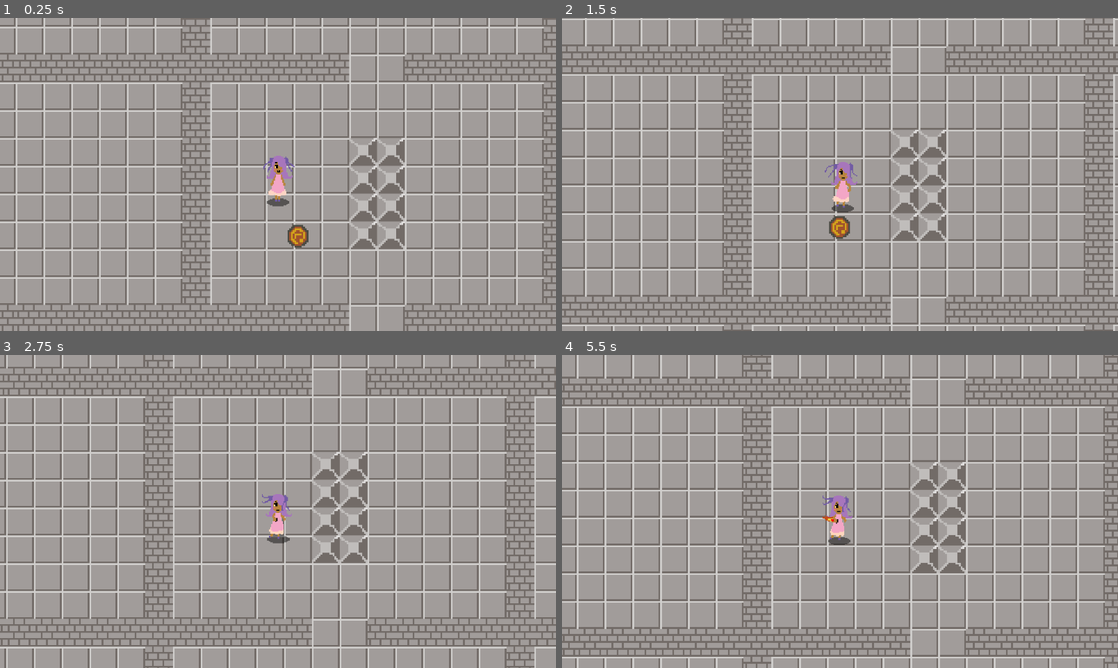
Above: before the commit, frames 1-4 (two rows, left to right).
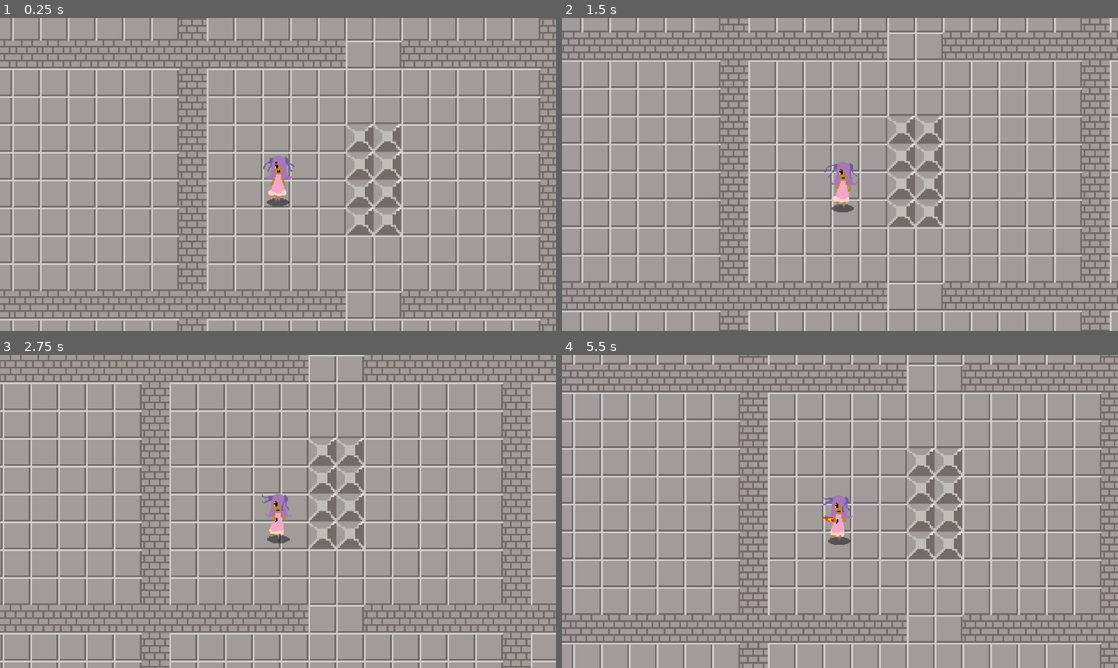
Above: after the commit, the same moments.

Repository: solar-xenon/Zelda-Group-Project
Game: Godot game, scene res://Scenes/world.tscn
Two runs of this game, one before a commit and one after it. Both use one fixed random seed, a clock stepped at 60 frames per second and the inputs below.
Inputs:
- Up to frame 1 (0.25 s): no input
- Up to frame 2 (1.5 s): tap Enter at 0.5 s; hold D (move_right) 0.53-1.28 s; tap J (attack) at 0.6, 1.35 s; hold S (move_down) from 1.28 s (still down)
- Up to frame 3 (2.75 s): release S (move_down) at 2.03 s; hold D (move_right) from 2.03 s (still down); tap J (attack) at 2.1 s
- Up to frame 4 (5.5 s): release D (move_right) at 2.78 s; hold W (move_up) 2.78-3.53 s; tap J (attack) every 0.75 s from 2.85 to 5.1 s; hold A (move_left) 3.53-5.03 s; hold S (move_down) from 5.03 s (still down)

The runs differ from the first frame. In frame 1, 37% of the frame differs, in the area x 0-100%, y 0-100%; in frame 2, 37%; in frame 3, 37%; in frame 4, 39%.

Commit message:
NPC fully works, gives key, key opens door to next area~

Diff:
--- /dev/null
+++ b/Scenes/key.tscn
@@ -0,0 +1,19 @@
+[gd_scene load_steps=4 format=3 uid="uid://bg53egaicb0u0"]
+
+[ext_resource type="Script" uid="uid://dwi406mcmcyvv" path="res://Scripts/key.gd" id="1_udxw8"]
+[ext_resource type="Texture2D" uid="uid://dtbcusjyixjaq" path="res://Assets/Key.png" id="1_ut0wq"]
+
+[sub_resource type="RectangleShape2D" id="RectangleShape2D_udxw8"]
+size = Vector2(13, 15)
+
+[node name="Key" type="Area2D"]
+script = ExtResource("1_udxw8")
+
+[node name="Sprite2D" type="Sprite2D" parent="."]
+texture = ExtResource("1_ut0wq")
+
+[node name="CollisionShape2D" type="CollisionShape2D" parent="."]
+position = Vector2(0.5, 0.5)
+shape = SubResource("RectangleShape2D_udxw8")
+
+[connection signal="body_entered" from="." to="." method="_on_body_entered"]
--- a/Scenes/level_2.tscn
+++ b/Scenes/level_2.tscn
@@ -1,10 +1,13 @@
-[gd_scene load_steps=6 format=3 uid="uid://db4f6a5rim14t"]
+[gd_scene load_steps=9 format=3 uid="uid://db4f6a5rim14t"]
 
 [ext_resource type="Texture2D" uid="uid://b3bqeqa8catsh" path="res://Assets/Floor.png" id="1_12fag"]
 [ext_resource type="PackedScene" uid="uid://ck5s4a4a15h2f" path="res://Scenes/block.tscn" id="2_1q6tm"]
 [ext_resource type="PackedScene" uid="uid://q0beqk1020v1" path="res://Scenes/player.tscn" id="2_v36qu"]
 [ext_resource type="PackedScene" uid="uid://c35nyqkp8xyv6" path="res://Scenes/bricks.tscn" id="3_v36qu"]
+[ext_resource type="PackedScene" uid="uid://dhmwiid8dx6q7" path="res://Scenes/special_block.tscn" id="5_cggpd"]
 [ext_resource type="PackedScene" uid="uid://boasyr0v1gn3o" path="res://Scenes/stairs.tscn" id="5_v36qu"]
+[ext_resource type="PackedScene" uid="uid://bl3waa3o0fgif" path="res://Scenes/medal.tscn" id="7_055b2"]
+[ext_resource type="PackedScene" uid="uid://cih8fyipy338q" path="res://Scenes/npc.tscn" id="8_2mgoq"]
 
 [node name="Level2" type="Node"]
 
@@ -42,7 +45,7 @@
 stretch_mode = 1
 
 [node name="Player" parent="." instance=ExtResource("2_v36qu")]
-position = Vector2(145, 1162)
+position = Vector2(144, 1163)
 
 [node name="Layout" type="Node" parent="."]
 
@@ -1797,8 +1800,11 @@
 [node name="Block119" parent="Layout/Room18" instance=ExtResource("2_1q6tm")]
 position = Vector2(-40, 952)
 
-[node name="Block122" parent="Layout/Room18" instance=ExtResource("2_1q6tm")]
+[node name="SpecialBlock" parent="Layout/Room18" instance=ExtResource("5_cggpd")]
 position = Vector2(-8, 984)
+
+[node name="SpecialBlock2" parent="Layout/Room18" instance=ExtResource("5_cggpd")]
+position = Vector2(-8, 968)
 
 [node name="Block134" parent="Layout/Room18" instance=ExtResource("2_1q6tm")]
 position = Vector2(-88, 1000)
@@ -1824,11 +1830,14 @@
 [node name="Block147" parent="Layout/Room18" instance=ExtResource("2_1q6tm")]
 position = Vector2(-120, 984)
 
-[node name="Block123" parent="Layout/Room18" instance=ExtResource("2_1q6tm")]
-position = Vector2(-8, 968)
-
 [node name="Block148" parent="Layout/Room18" instance=ExtResource("2_1q6tm")]
 position = Vector2(-120, 968)
 
 [node name="Stairs" parent="." instance=ExtResource("5_v36qu")]
 position = Vector2(-64, 976)
+
+[node name="Medal" parent="." instance=ExtResource("7_055b2")]
+position = Vector2(144, 104)
+
+[node name="NPC" parent="." instance=ExtResource("8_2mgoq")]
+position = Vector2(591, 257)
--- a/Scenes/level_3.tscn
+++ b/Scenes/level_3.tscn
@@ -1,10 +1,13 @@
-[gd_scene load_steps=6 format=3 uid="uid://cqyso3sww7ts"]
+[gd_scene load_steps=9 format=3 uid="uid://cqyso3sww7ts"]
 
 [ext_resource type="Texture2D" uid="uid://b3bqeqa8catsh" path="res://Assets/Floor.png" id="1_76ybr"]
 [ext_resource type="PackedScene" uid="uid://ck5s4a4a15h2f" path="res://Scenes/block.tscn" id="2_s8nj6"]
 [ext_resource type="PackedScene" uid="uid://c35nyqkp8xyv6" path="res://Scenes/bricks.tscn" id="3_vwg62"]
 [ext_resource type="PackedScene" uid="uid://q0beqk1020v1" path="res://Scenes/player.tscn" id="4_s8nj6"]
+[ext_resource type="PackedScene" uid="uid://dhmwiid8dx6q7" path="res://Scenes/special_block.tscn" id="5_5e78q"]
 [ext_resource type="PackedScene" uid="uid://bumyheslt3te6" path="res://Scenes/final_door.tscn" id="5_vwg62"]
+[ext_resource type="PackedScene" uid="uid://cih8fyipy338q" path="res://Scenes/npc.tscn" id="6_qf6rc"]
+[ext_resource type="PackedScene" uid="uid://bl3waa3o0fgif" path="res://Scenes/medal.tscn" id="7_53xsp"]
 
 [node name="Level3" type="Node"]
 
@@ -18,7 +21,7 @@
 stretch_mode = 1
 
 [node name="Player" parent="." instance=ExtResource("4_s8nj6")]
-position = Vector2(568, 1002)
+position = Vector2(565, 996)
 
 [node name="Room1" type="Node" parent="."]
 
@@ -2409,9 +2412,6 @@
 [node name="Block119" parent="Room19" instance=ExtResource("2_s8nj6")]
 position = Vector2(168, 808)
 
-[node name="Block122" parent="Room19" instance=ExtResource("2_s8nj6")]
-position = Vector2(200, 840)
-
 [node name="Block134" parent="Room19" instance=ExtResource("2_s8nj6")]
 position = Vector2(120, 856)
 
@@ -2436,11 +2436,14 @@
 [node name="Block147" parent="Room19" instance=ExtResource("2_s8nj6")]
 position = Vector2(88, 840)
 
-[node name="Block123" parent="Room19" instance=ExtResource("2_s8nj6")]
-position = Vector2(200, 824)
-
 [node name="Block148" parent="Room19" instance=ExtResource("2_s8nj6")]
 position = Vector2(88, 824)
+
+[node name="SpecialBlock" parent="Room19" instance=ExtResource("5_5e78q")]
+position = Vector2(200, 840)
+
+[node name="SpecialBlock2" parent="Room19" instance=ExtResource("5_5e78q")]
+position = Vector2(200, 824)
 
 [node name="Room20" type="Node" parent="."]
 
@@ -2781,3 +2784,9 @@
 
 [node name="FinalDoor" parent="." instance=ExtResource("5_vwg62")]
 position = Vector2(144, 812)
+
+[node name="NPC" parent="." instance=ExtResource("6_qf6rc")]
+position = Vector2(802, 113)
+
+[node name="Medal" parent="." instance=ExtResource("7_53xsp")]
+position = Vector2(144, 104)
--- a/Scenes/npc.tscn
+++ b/Scenes/npc.tscn
@@ -1,7 +1,8 @@
-[gd_scene load_steps=8 format=3 uid="uid://cih8fyipy338q"]
+[gd_scene load_steps=9 format=3 uid="uid://cih8fyipy338q"]
 
 [ext_resource type="Texture2D" uid="uid://co5gbf4k6ms6f" path="res://Assets/npc.png" id="1_acqhf"]
 [ext_resource type="Script" uid="uid://daan3sh32qm4t" path="res://Scripts/npc.gd" id="1_xxsvc"]
+[ext_resource type="PackedScene" uid="uid://bg53egaicb0u0" path="res://Scenes/key.tscn" id="2_g6unj"]
 
 [sub_resource type="Animation" id="Animation_xxsvc"]
 resource_name = "idle"
@@ -62,6 +63,7 @@
 [node name="NPC" type="CharacterBody2D"]
 scale = Vector2(0.5, 0.5)
 script = ExtResource("1_xxsvc")
+reward_scene = ExtResource("2_g6unj")
 
 [node name="Sprite2D" type="Sprite2D" parent="."]
 texture = ExtResource("1_acqhf")
@@ -78,5 +80,7 @@
 shape = SubResource("RectangleShape2D_6atyd")
 
 [node name="Label" type="Label" parent="."]
-offset_right = 40.0
-offset_bottom = 23.0
+offset_left = -72.0
+offset_top = -54.0
+offset_right = -32.0
+offset_bottom = -31.0
--- /dev/null
+++ b/Scenes/special_block.tscn
@@ -0,0 +1,16 @@
+[gd_scene load_steps=4 format=3 uid="uid://dhmwiid8dx6q7"]
+
+[ext_resource type="Script" uid="uid://4qym6d78vhye" path="res://Scripts/special_block.gd" id="1_3ibbi"]
+[ext_resource type="Texture2D" uid="uid://bfyxogppfvtqn" path="res://Assets/Solid Block.png" id="1_ngk14"]
+
+[sub_resource type="RectangleShape2D" id="RectangleShape2D_3ibbi"]
+size = Vector2(16, 16)
+
+[node name="SpecialBlock" type="StaticBody2D"]
+script = ExtResource("1_3ibbi")
+
+[node name="Sprite2D" type="Sprite2D" parent="."]
+texture = ExtResource("1_ngk14")
+
+[node name="CollisionShape2D" type="CollisionShape2D" parent="."]
+shape = SubResource("RectangleShape2D_3ibbi")
--- a/Scenes/world.tscn
+++ b/Scenes/world.tscn
@@ -7,6 +7,7 @@
 [ext_resource type="PackedScene" uid="uid://c35nyqkp8xyv6" path="res://Scenes/bricks.tscn" id="4_8j60k"]
 [ext_resource type="Texture2D" uid="uid://b4a2b3ejm33r" path="res://Assets/Path.png" id="5_fo5ed"]
 [ext_resource type="PackedScene" uid="uid://boasyr0v1gn3o" path="res://Scenes/stairs.tscn" id="6_5ukr8"]
+[ext_resource type="PackedScene" uid="uid://dhmwiid8dx6q7" path="res://Scenes/special_block.tscn" id="6_ikia7"]
 [ext_resource type="PackedScene" uid="uid://cxksj6ida4rnh" path="res://Scenes/skeleton.tscn" id="7_o06y3"]
 [ext_resource type="PackedScene" uid="uid://cih8fyipy338q" path="res://Scenes/npc.tscn" id="9_5v1tr"]
 [ext_resource type="PackedScene" uid="uid://bl3waa3o0fgif" path="res://Scenes/medal.tscn" id="10_0fj1v"]
@@ -44,10 +45,11 @@
 stretch_mode = 1
 
 [node name="Player" parent="." instance=ExtResource("1_a02cp")]
-position = Vector2(87, 101)
-
-[node name="Spider" parent="Player" instance=ExtResource("3_k7acu")]
-position = Vector2(-163.75, 237.5)
+position = Vector2(89, 109)
+
+[node name="Spider" parent="." instance=ExtResource("3_k7acu")]
+position = Vector2(-44, 291)
+scale = Vector2(0.4, 0.4)
 
 [node name="Layout" type="Node" parent="."]
 
@@ -1925,8 +1927,11 @@
 [node name="Block119" parent="Layout/Room16" instance=ExtResource("2_5a7ea")]
 position = Vector2(-40, -488)
 
-[node name="Block122" parent="Layout/Room16" instance=ExtResource("2_5a7ea")]
+[node name="SpecialBlock" parent="Layout/Room16" instance=ExtResource("6_ikia7")]
 position = Vector2(-8, -456)
+
+[node name="SpecialBlock2" parent="Layout/Room16" instance=ExtResource("6_ikia7")]
+position = Vector2(-8, -472)
 
 [node name="Block134" parent="Layout/Room16" instance=ExtResource("2_5a7ea")]
 position = Vector2(-88, -440)
@@ -1951,9 +1956,6 @@
 
 [node name="Block147" parent="Layout/Room16" instance=ExtResource("2_5a7ea")]
 position = Vector2(-120, -456)
-
-[node name="Block123" parent="Layout/Room16" instance=ExtResource("2_5a7ea")]
-position = Vector2(-8, -472)
 
 [node name="Block148" parent="Layout/Room16" instance=ExtResource("2_5a7ea")]
 position = Vector2(-120, -472)
@@ -2176,7 +2178,7 @@
 position = Vector2(152, 254)
 
 [node name="NPC" parent="." instance=ExtResource("9_5v1tr")]
-position = Vector2(-269, -202)
+position = Vector2(-311, -175)
 
 [node name="Medal" parent="." instance=ExtResource("10_0fj1v")]
-position = Vector2(98.4207, 135.902)
+position = Vector2(768, -328)
--- a/Scripts/collection_manager.gd
+++ b/Scripts/collection_manager.gd
@@ -3,3 +3,5 @@
 
 static var medal_amount = 0
 static var enemies_killed = 0
+static var key_count = 0
+static var has_key = false
--- /dev/null
+++ b/Scripts/key.gd
@@ -0,0 +1,10 @@
+extends Area2D
+
+
+
+func _on_body_entered(body: Node2D) -> void:
+	if body is Player:
+		CollectionManager.has_key = true
+		queue_free()
+	else:
+		return
--- a/Scripts/npc.gd
+++ b/Scripts/npc.gd
@@ -1,13 +1,14 @@
 extends Node2D
 
-@export var required_kills: int = 2
-@export var reward_scene: PackedScene   # drag Key.tscn here in the editor
+@export var required_kills: int = 5
+@export var reward_scene: PackedScene
 
 var player_ref: Node2D = null
 
 func _ready():
 	$Area2D.body_entered.connect(_on_body_entered)
 	$Area2D.body_exited.connect(_on_body_exited)
+
 func _on_body_entered(body: Node2D) -> void:
 	if body.is_in_group("Player"):
 		player_ref = body
@@ -26,12 +27,16 @@
 	if kills < required_kills:
 		$Label.text = "Kill " + str(required_kills) + " enemies! Progress: " + str(kills) + "/" + str(required_kills)
 	else:
-		$Label.text = "Quest complete! Thank you!"
-		_drop_reward()
+		if CollectionManager.key_count > 0:
+			return
+		else:
+			$Label.text = "Quest complete! Thank you!"
+			CollectionManager.key_count += 1
+			_drop_reward()
 
 func _drop_reward():
 	if reward_scene:
 		var reward = reward_scene.instantiate()
-		reward.global_position = global_position + Vector2(32, 0)  # drop next to NPC
+		reward.global_position = global_position + Vector2(32, 0)
 		get_parent().add_child(reward)
 		print("🎁 NPC dropped reward!")
--- /dev/null
+++ b/Scripts/special_block.gd
@@ -0,0 +1,9 @@
+extends StaticBody2D
+
+@onready var special_block: StaticBody2D = $"."
+
+func _process(delta: float) -> void:
+	if CollectionManager.has_key == true:
+		special_block.queue_free()
+		await special_block.tree_exited
+		CollectionManager.has_key = false
Not shown: 1 places in Scenes/world.tscn that only renumber resources
Not shown, added: Scripts/key.gd.uid
Not shown, added: Scripts/special_block.gd.uid
